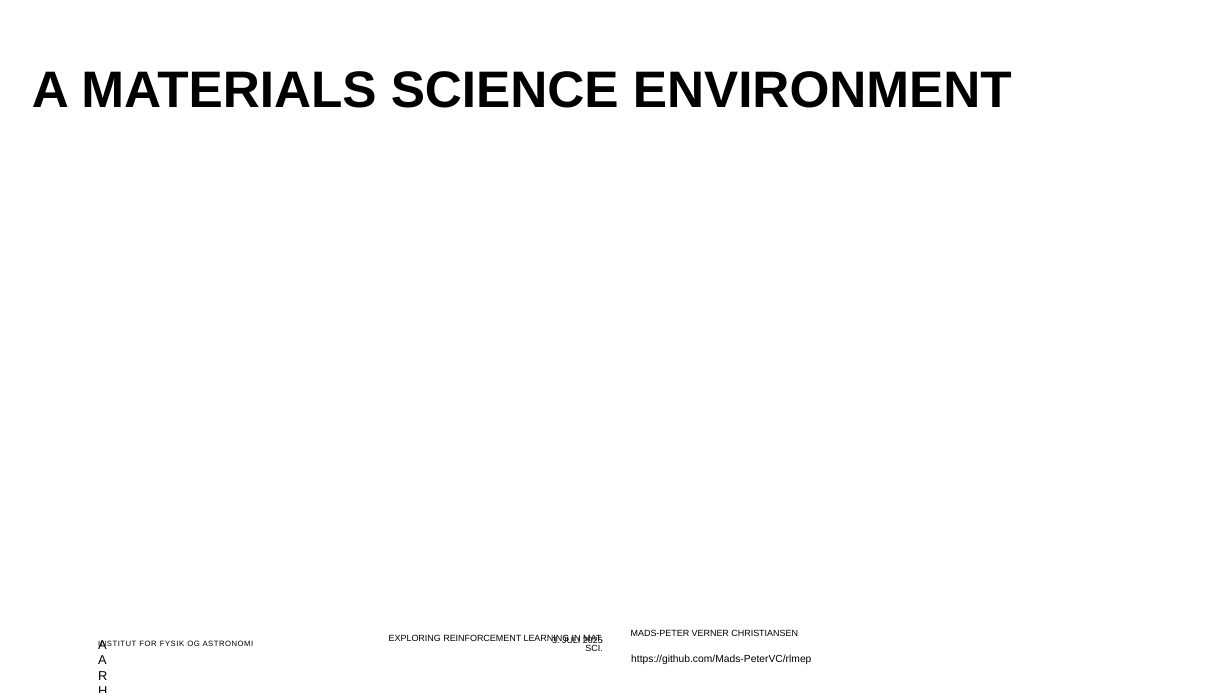
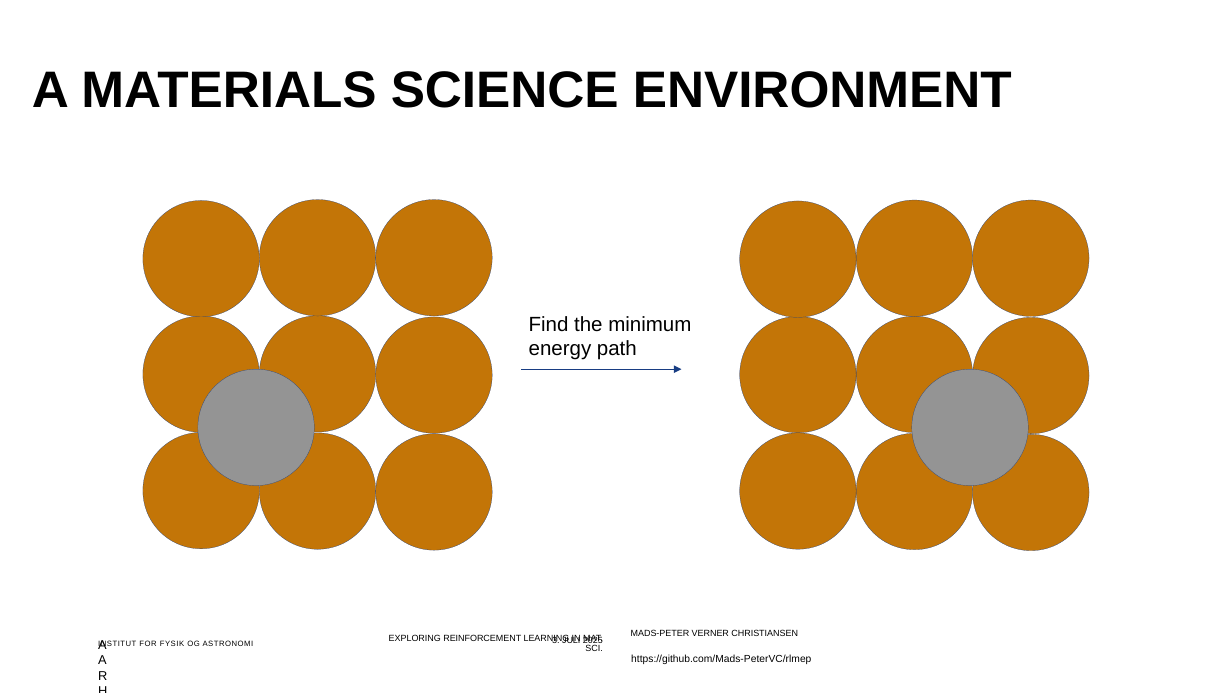
Before and after one commit to Mads-PeterVC/rlmep, a slide deck: slide 25 of slides/slides.pptx (slide 23 before the commit). Drawn at 1232x693 pixels with LibreOffice and Linux fonts; fonts in the diff are those of the drawing; background and template pictures are left out. Boxes give left, top, right and bottom in pixels: in the first picture for what was removed or moved away, otherwise in the second. Text is boxed around its words. In the diff, an @@ line names an element or a change of style, - is before the commit and + after.

```diff
--- a/slides/slides.pptx
+++ b/slides/slides.pptx
@@ ellipse added at (143,201,260,317), fill #C37507, outline #183D83 0.14 pt @@
@@ ellipse added at (260,200,376,316), fill #C37507, outline #183D83 0.14 pt @@
@@ ellipse added at (376,200,493,316), fill #C37507, outline #183D83 0.14 pt @@
@@ ellipse added at (739,201,856,318), fill #C37507, outline #183D83 0.14 pt @@
@@ ellipse added at (856,200,972,316), fill #C37507, outline #183D83 0.14 pt @@
@@ ellipse added at (972,200,1089,316), fill #C37507, outline #183D83 0.14 pt @@
@@ ellipse added at (143,316,260,433), fill #C37507, outline #183D83 0.14 pt @@
@@ ellipse added at (260,316,376,433), fill #C37507, outline #183D83 0.14 pt @@
@@ ellipse added at (376,317,493,433), fill #C37507, outline #183D83 0.14 pt @@
@@ text added at (529,316,691,360), 16 pt, text #000000 @@
+Find the minimum energy path
@@ ellipse added at (739,316,856,433), fill #C37507, outline #183D83 0.14 pt @@
@@ ellipse added at (856,316,972,433), fill #C37507, outline #183D83 0.14 pt @@
@@ ellipse added at (972,318,1089,434), fill #C37507, outline #183D83 0.14 pt @@
@@ ellipse added at (198,370,314,486), fill #949494, outline #183D83 0.14 pt @@
@@ arrow added from (521, 370) to (681, 370), #183D83 0.14 pt @@
@@ ellipse added at (912,370,1029,486), fill #949494, outline #183D83 0.14 pt @@
@@ ellipse added at (143,433,260,549), fill #C37507, outline #183D83 0.14 pt @@
@@ ellipse added at (260,433,376,549), fill #C37507, outline #183D83 0.14 pt @@
@@ ellipse added at (376,433,493,550), fill #C37507, outline #183D83 0.14 pt @@
@@ ellipse added at (739,433,856,549), fill #C37507, outline #183D83 0.14 pt @@
@@ ellipse added at (856,433,972,550), fill #C37507, outline #183D83 0.14 pt @@
@@ ellipse added at (972,434,1089,551), fill #C37507, outline #183D83 0.14 pt @@
```
Also in this commit, not shown: 7 other slides changed, 8 slides added, 1 slide removed.
